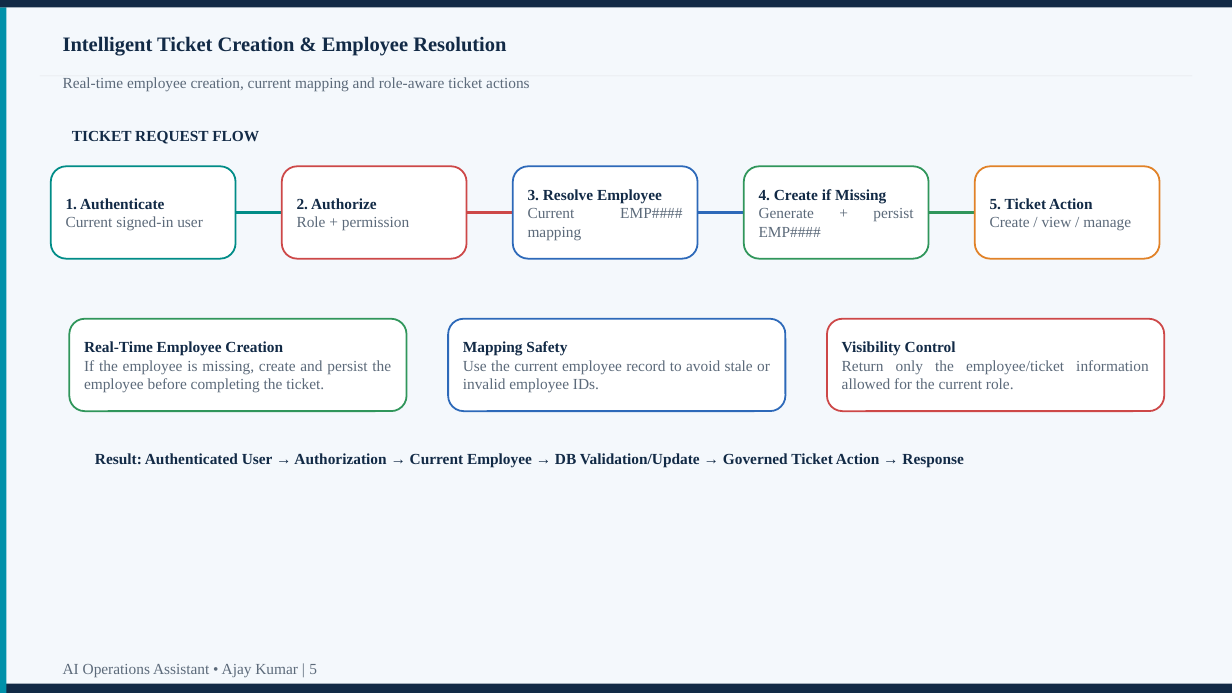
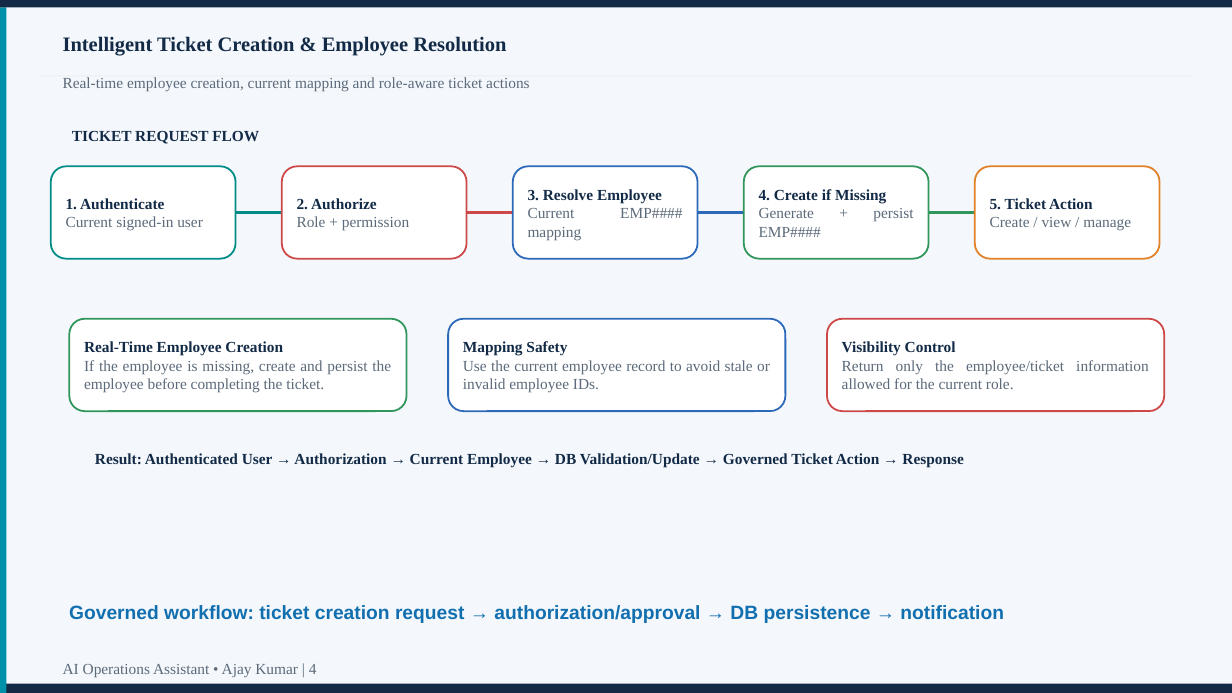
Before and after one commit to helloajay21-max/-it-support-assistant, a slide deck: slide 4 of AI_Operations_Assistant_Using_Agentic_AI_Ajay_Kumar_Presentation.pptx (slide 5 before the commit). Drawn at 1232x693 pixels with LibreOffice and Linux fonts; fonts in the diff are those of the drawing. Boxes give left, top, right and bottom in pixels: in the first picture for what was removed or moved away, otherwise in the second. Text is boxed around its words. In the diff, an @@ line names an element or a change of style, - is before the commit and + after.

```diff
--- a/AI_Operations_Assistant_Using_Agentic_AI_Ajay_Kumar_Presentation.pptx
+++ b/AI_Operations_Assistant_Using_Agentic_AI_Ajay_Kumar_Presentation.pptx
@@ text added at (69, 605, 1004, 623), 15 pt, text #126FAF, bold @@
+Governed workflow: ticket creation request → authorization/approval → DB persistence → notification
@@ text at (63, 664, 317, 678): text changed @@
-AI Operations Assistant • Ajay Kumar | 5
+AI Operations Assistant • Ajay Kumar | 4
```
Also in this commit, not shown: 10 other slides changed, 1 slide removed, 1 other file.
